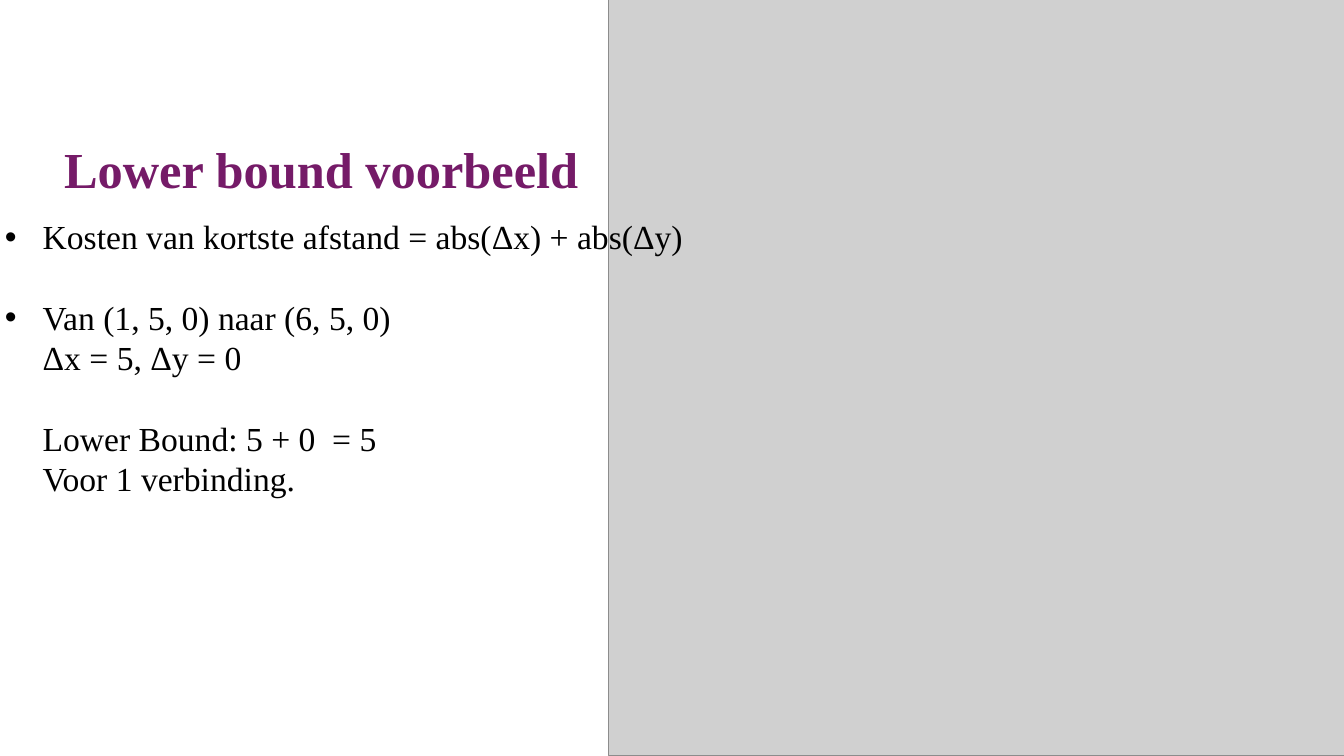
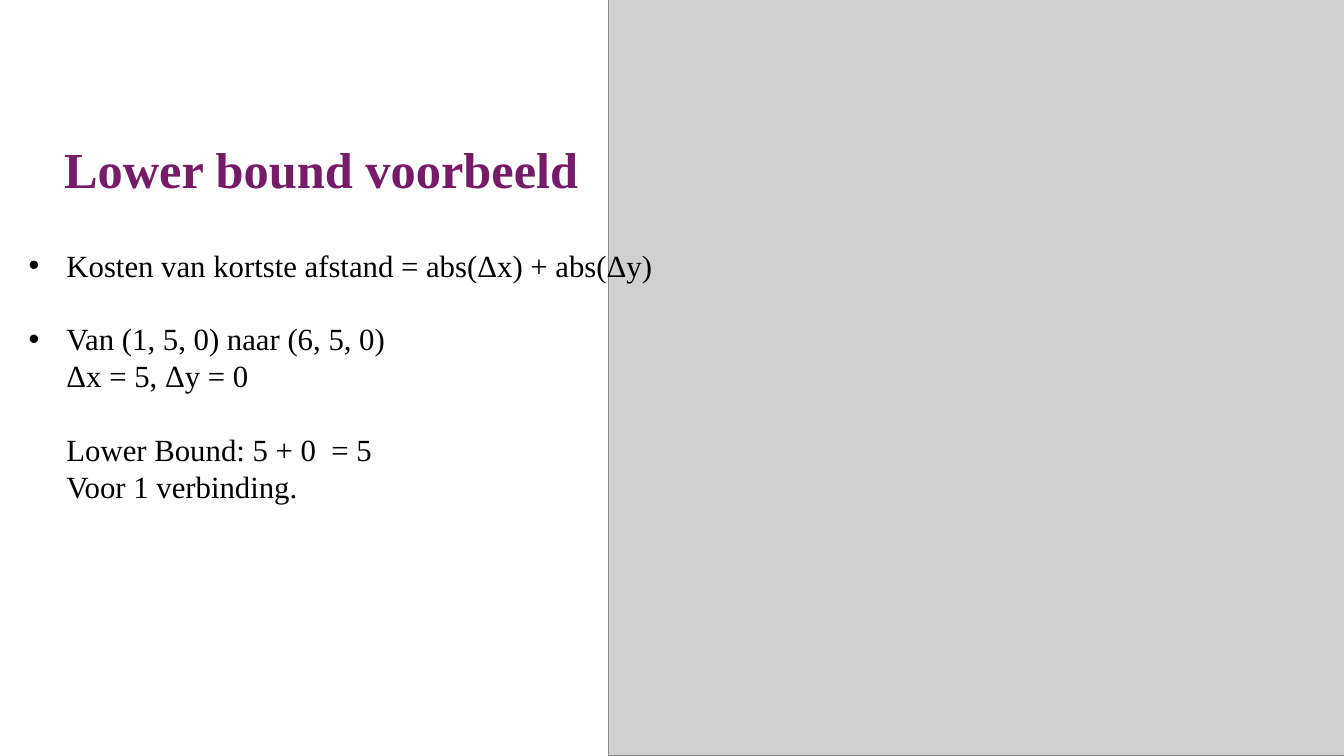
Before and after one commit to lisaeindhoven/chips-and-circuits, a slide deck: slide 12 of docs/Schutte_Eindhoven_vdLaan_C&C.pptx (slide 9 before the commit). Drawn at 1344x756 pixels with LibreOffice and Linux fonts; fonts in the diff are those of the drawing; grey boxes stand for pictures; background and template pictures are left out. Boxes give left, top, right and bottom in pixels: in the first picture for what was removed or moved away, otherwise in the second. Text is boxed around its words. In the diff, an @@ line names an element or a change of style, - is before the commit and + after.

```diff
--- a/docs/Schutte_Eindhoven_vdLaan_C&C.pptx
+++ b/docs/Schutte_Eindhoven_vdLaan_C&C.pptx
@@ text "Kosten van kortste afstand = ..." moved from (x1=43, y1=223, x2=683, y2=498) to (x1=66, y1=253, x2=652, y2=504) @@
@@ text "Kosten van kortste afstand = ..." at (x1=66, y1=253, x2=652, y2=504): size 24 to 22 pt @@
```
Also in this commit, not shown: 10 other slides changed, 3 slides added.
